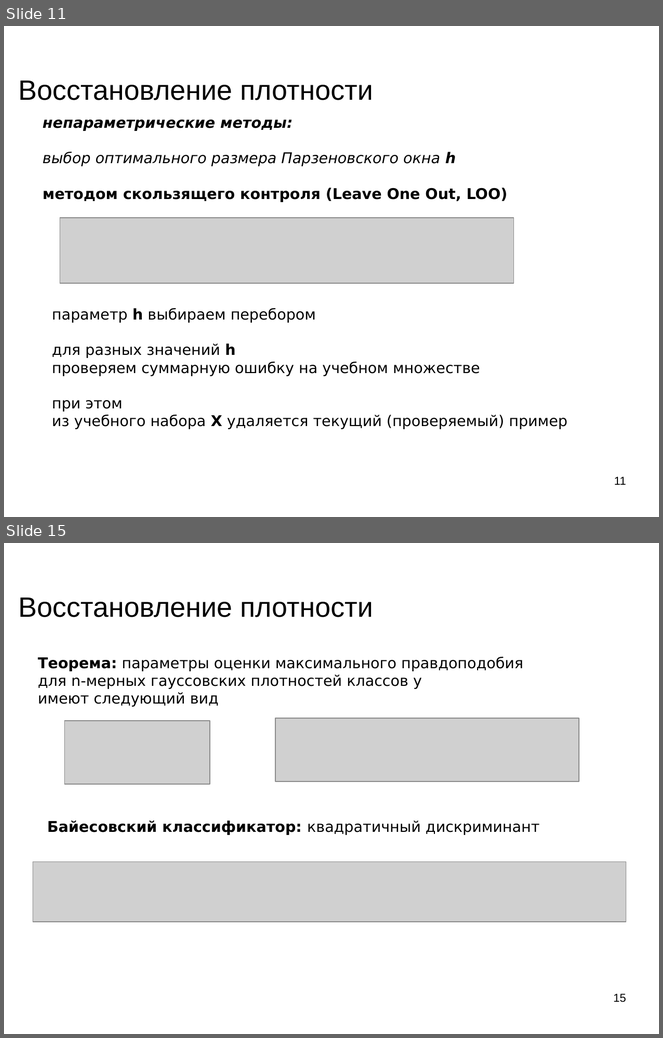
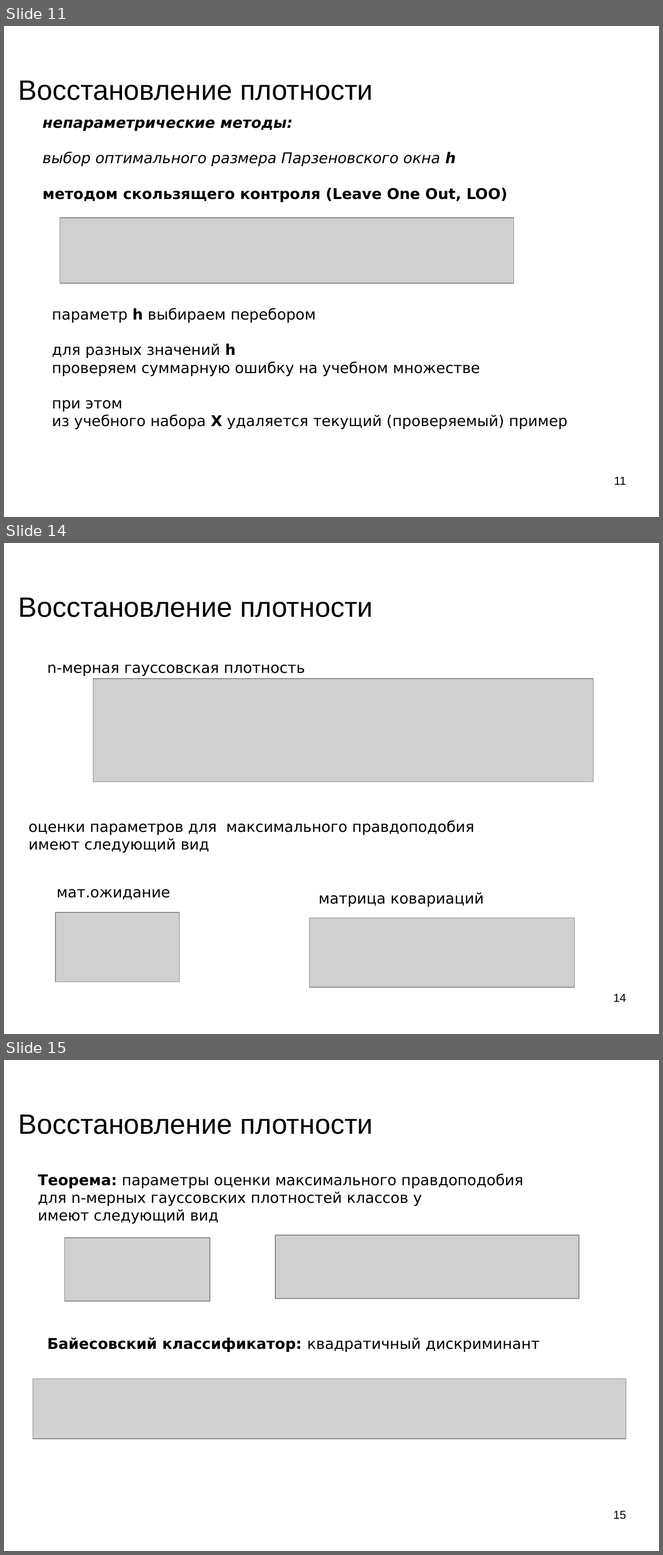
Before and after one commit to mechanoid5/ml_lectorium_legacy, a slide deck: 05-em.odp. Shown one above the other, each under a label of ours: slides 11 and 15 before the commit, slides 11, 14 and 15 after it; the slides between them are not shown. The pictures are 663x1038 and 663x1555 pixels, drawn with LibreOffice and Linux fonts; fonts in the diff are those of the drawing; grey boxes stand for pictures; background and template pictures are left out. Boxes give left, top, right and bottom in pixels: in the first picture for what was removed or moved away, otherwise in the second. Text is boxed around its words. In the diff, an @@ line names an element or a change of style, - is before the commit and + after.

```diff
--- a/05-em.odp
+++ b/05-em.odp
@@ slide 14 added at (4,543,659,1034), background picture (left out) @@
@@ title added at (18,598,373,617), 33.9 pt, text #000000 @@
+Восстановление плотности
@@ text added at (47,665,305,676), 18 pt, text #000000 @@
+n-мерная гауссовская плотность
@@ picture added at (93,679,594,781) @@
@@ text added at (28,821,475,853), 18 pt, text #000000 @@
+оценки параметров для максимального правдоподобия
+имеют следующий вид
@@ text added at (57,889,170,900), 18 pt, text #000000 @@
+мат.ожидание
@@ text added at (319,892,484,907), 18 pt, text #000000 @@
+матрица ковариаций
@@ picture added at (55,913,179,982) @@
@@ picture added at (310,918,575,988) @@
@@ page number added at (613,994,626,1002), 14 pt, text #000000 @@
+14
```
Also in this commit, not shown: 6 slides changed, 7 other slides added, 1 slide removed, 2 other files.
